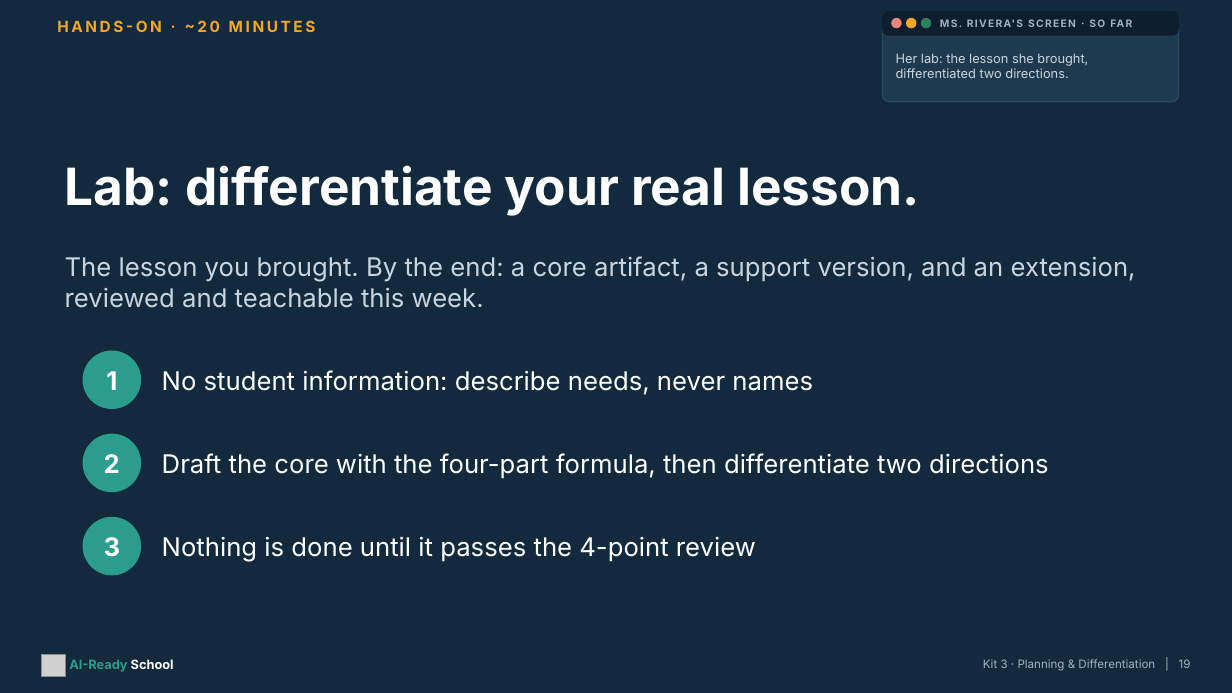
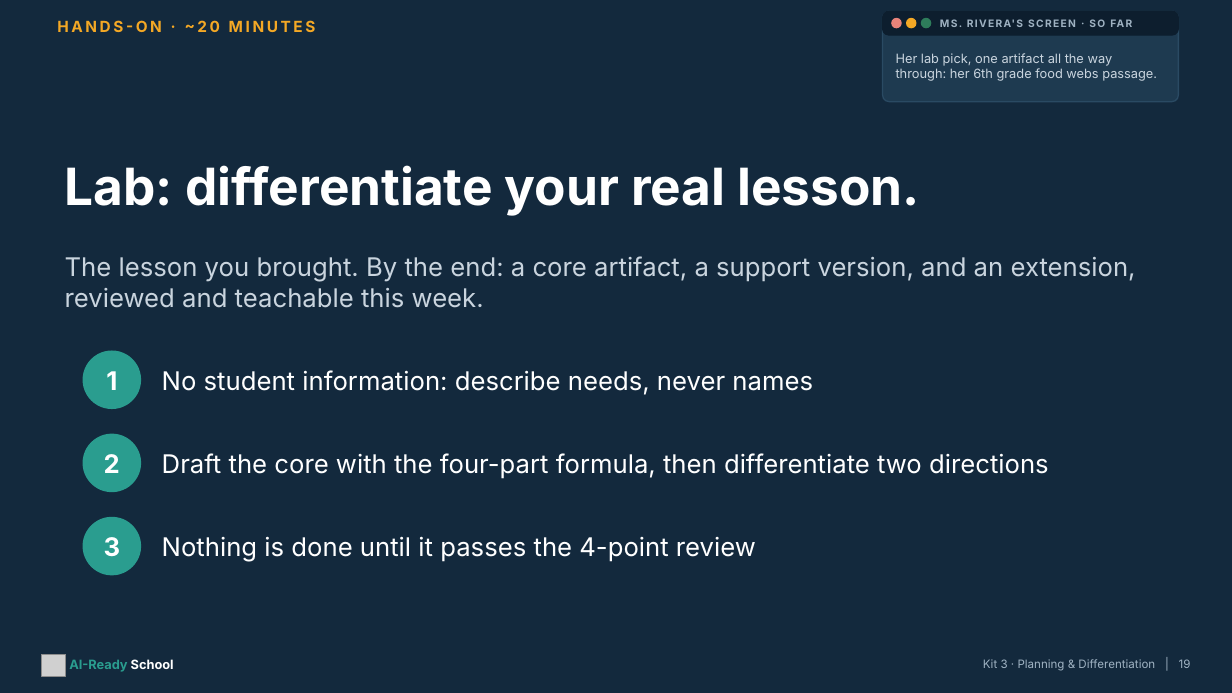
Before and after one commit to aspinozzi1/Ai-School-Ready, a slide deck: slide 19 of kits/kit03/Kit03_PresentationDeck.pptx. Drawn at 1232x693 pixels with LibreOffice and Linux fonts; fonts in the diff are those of the drawing; grey boxes stand for pictures. Boxes give left, top, right and bottom in pixels: in the first picture for what was removed or moved away, otherwise in the second. Text is boxed around its words. In the diff, an @@ line names an element or a change of style, - is before the commit and + after.

```diff
--- a/kits/kit03/Kit03_PresentationDeck.pptx
+++ b/kits/kit03/Kit03_PresentationDeck.pptx
@@ text at <box>896,53,1157,81</box>: text changed @@
-Her lab: the lesson she brought, differentiated two directions.
+Her lab pick, one artifact all the way through: her 6th grade food webs passage.
```
Also in this commit, not shown: 5 other slides changed, 4 other files.
